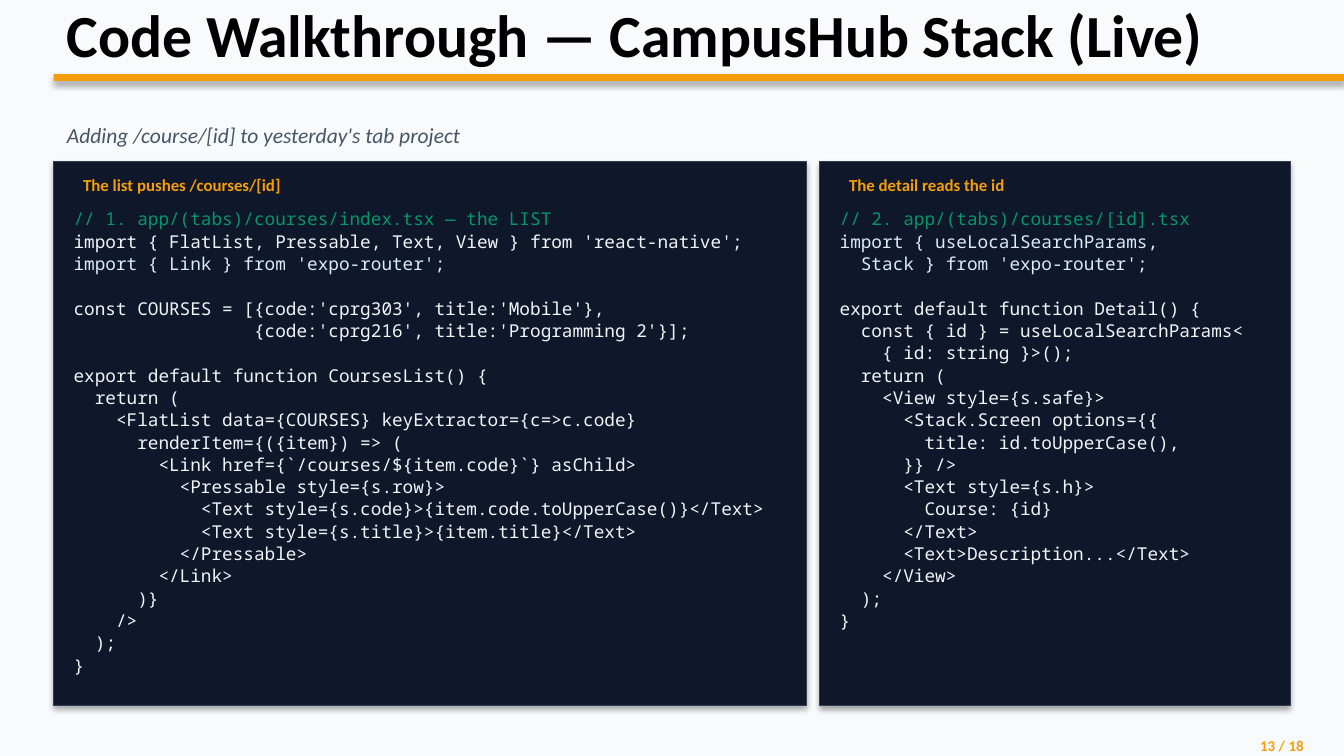
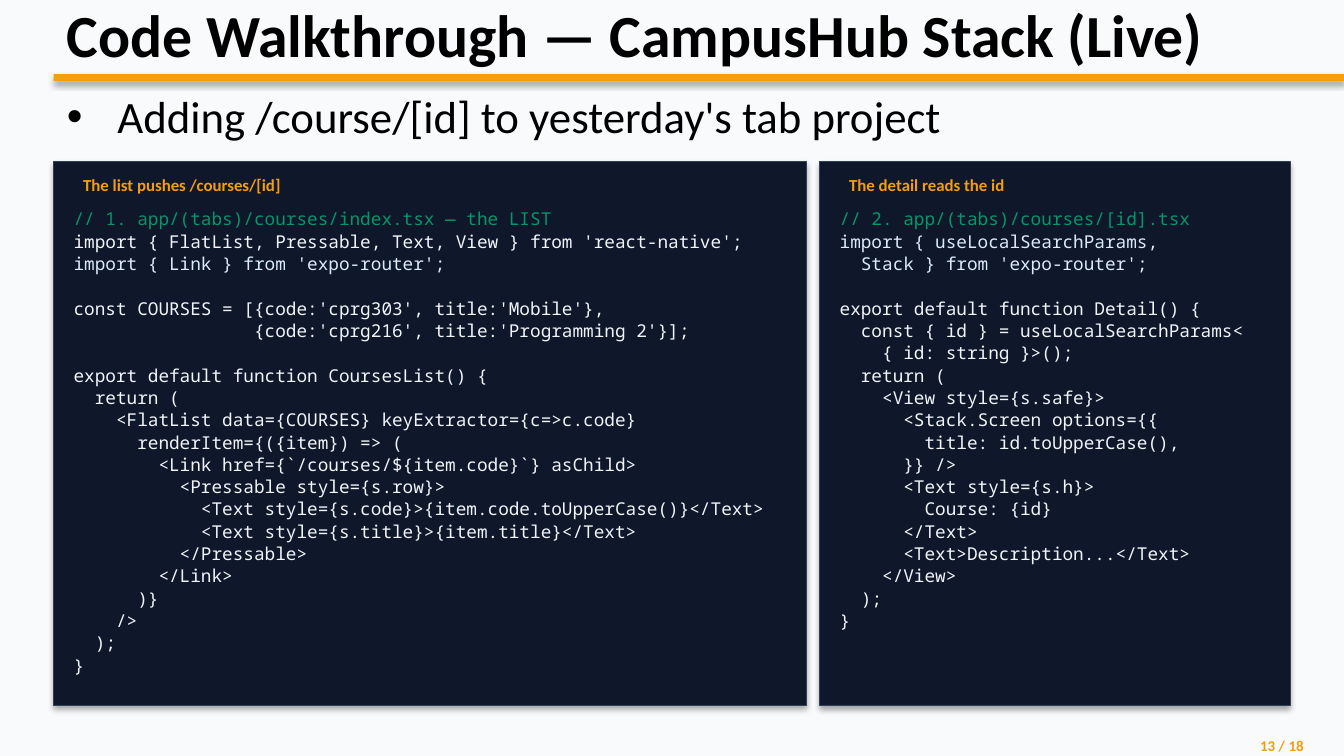
Before and after one commit to wlasitz-jeremy/Mobile-Application-Development-CPRG-303, a slide deck: slide 17 of Unit 4/Stack_Navigation_Updated.pptx (slide 16 before the commit). Drawn at 1344x756 pixels with LibreOffice and Linux fonts; fonts in the diff are those of the drawing. Boxes give left, top, right and bottom in pixels: in the first picture for what was removed or moved away, otherwise in the second. Text is boxed around its words. In the diff, an @@ line names an element or a change of style, - is before the commit and + after.

```diff
--- a/Unit 4/Stack_Navigation_Updated.pptx
+++ b/Unit 4/Stack_Navigation_Updated.pptx
@@ text "Adding /course/[id] to yesterday's tab ...": place and size @@
-text "Adding /course/[id] to yesterday's tab ..." at [67, 127, 460, 147]
+text "Adding /course/[id] to yesterday's tab ..." at [117, 100, 941, 141]
@@ text "Adding /course/[id] to yesterday's tab ..." at [117, 100, 941, 141]: size 11.5 to 24 pt, text colour #475569 to #000000, italic off; bullet none to • @@
```
Also in this commit, not shown: 7 other slides changed, 1 slide added, 36 other files.
